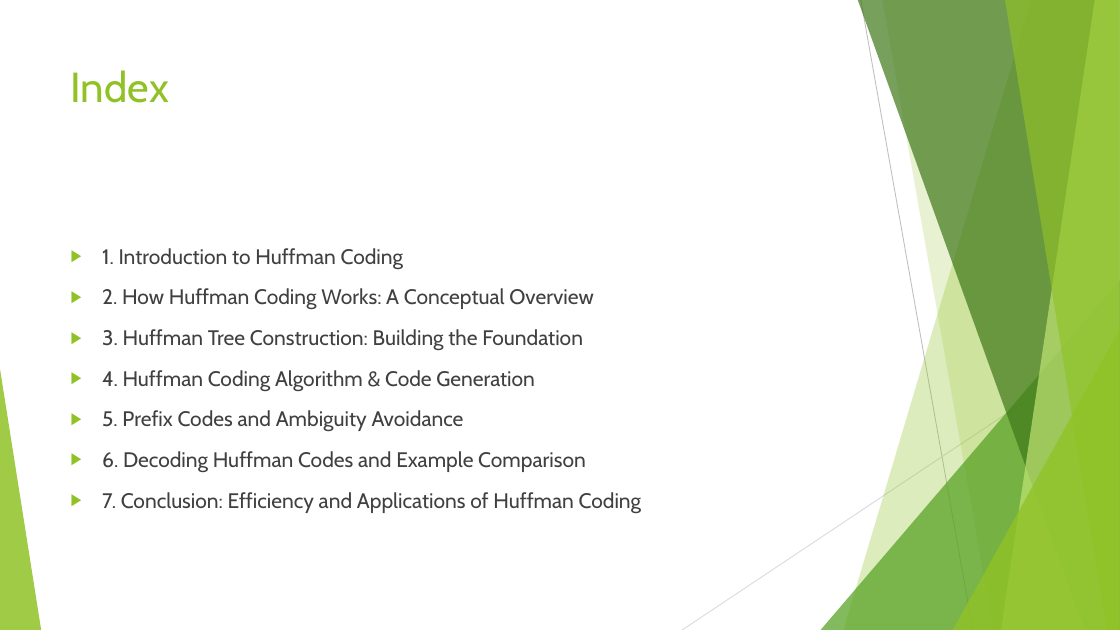
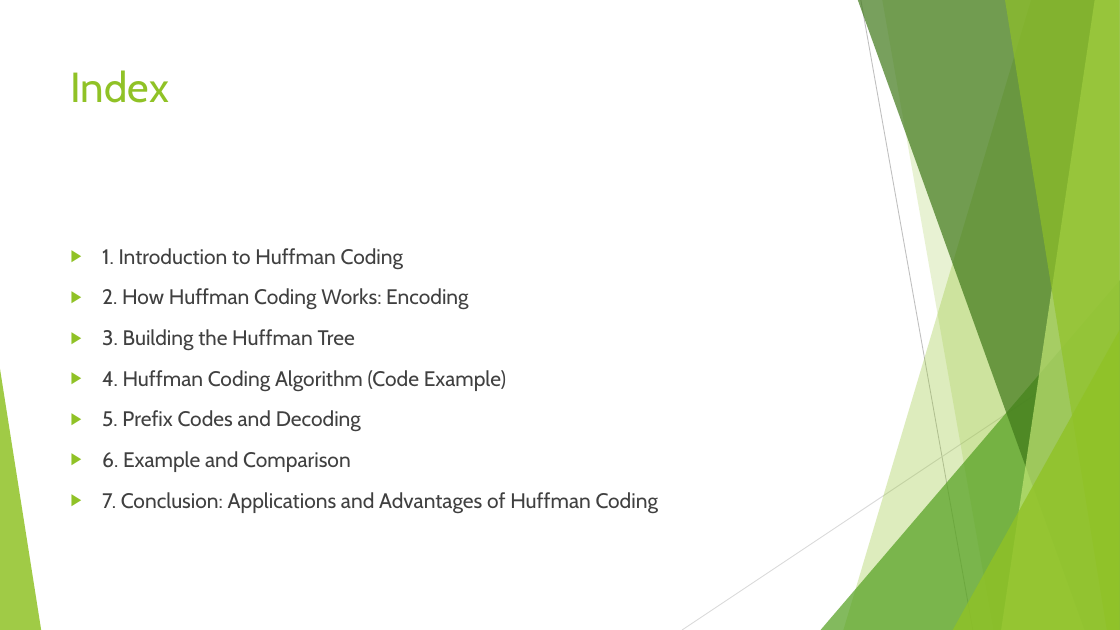
Before and after one commit to shubhamb025/Pdf_to_presentation_GenAI, a slide deck: slide 3 of output/generated_presentation.pptx. Drawn at 1120x630 pixels with LibreOffice and Linux fonts; fonts in the diff are those of the drawing. Boxes give left, top, right and bottom in pixels: in the first picture for what was removed or moved away, otherwise in the second. Text is boxed around its words. In the diff, an @@ line names an element or a change of style, - is before the commit and + after.

```diff
--- a/output/generated_presentation.pptx
+++ b/output/generated_presentation.pptx
@@ text at (102,288,658,513): text changed @@
-▶ 2. How Huffman Coding Works: A Conceptual Overview
-▶ 3. Huffman Tree Construction: Building the Foundation
-▶ 4. Huffman Coding Algorithm & Code Generation
-▶ 5. Prefix Codes and Ambiguity Avoidance
-▶ 6. Decoding Huffman Codes and Example Comparison
-▶ 7. Conclusion: Efficiency and Applications of Huffman Coding
+▶ 2. How Huffman Coding Works: Encoding
+▶ 3. Building the Huffman Tree
+▶ 4. Huffman Coding Algorithm (Code Example)
+▶ 5. Prefix Codes and Decoding
+▶ 6. Example and Comparison
+▶ 7. Conclusion: Applications and Advantages of Huffman Coding
```
Also in this commit, not shown: 10 other slides changed, 28 other files.
